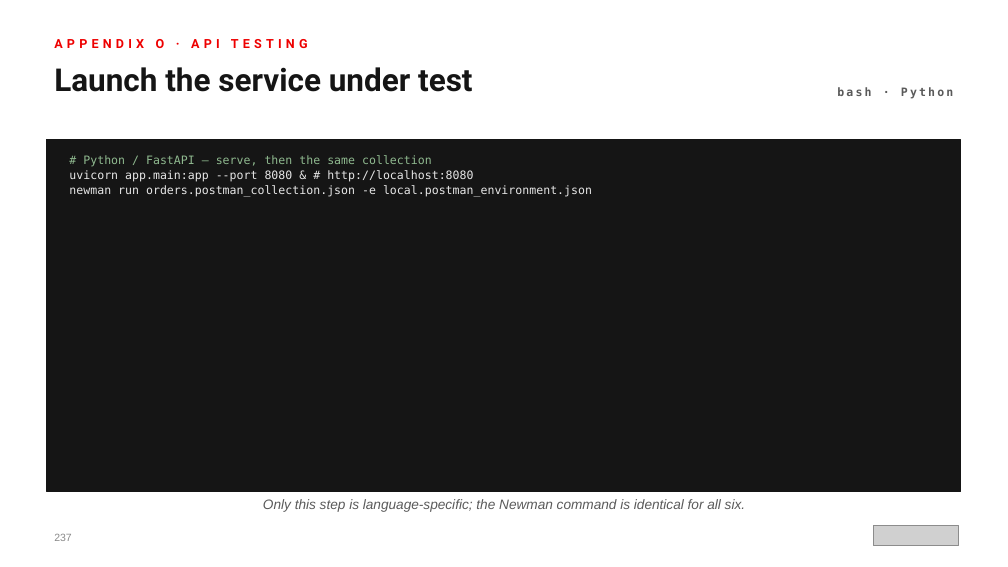
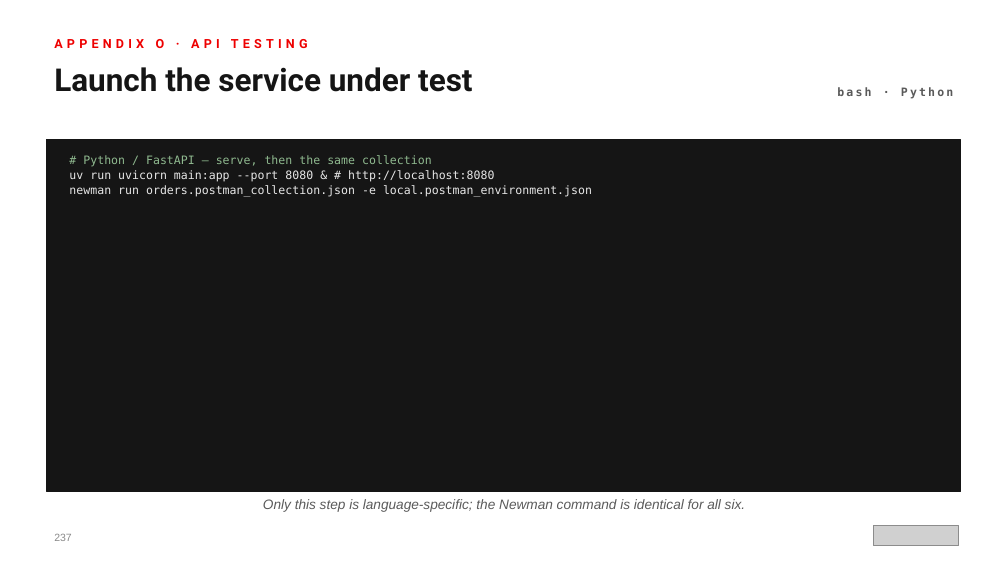
Before and after one commit to patterncatalyst/cloud-native-design-patterns, a slide deck: slide 266 of lgtm-presentation/Designing-Cloud-Native-APIs-Python.pptx. Drawn at 1008x567 pixels with LibreOffice and Linux fonts; fonts in the diff are those of the drawing; grey boxes stand for pictures. Boxes give left, top, right and bottom in pixels: in the first picture for what was removed or moved away, otherwise in the second. Text is boxed around its words. In the diff, an @@ line names an element or a change of style, - is before the commit and + after.

Commit message:
docs(deck): Python deck on uv and pydantic-settings (S13)

```diff
--- a/lgtm-presentation/Designing-Cloud-Native-APIs-Python.pptx
+++ b/lgtm-presentation/Designing-Cloud-Native-APIs-Python.pptx
@@ text at box(69, 155, 592, 197): text changed @@
-# Python / FastAPI — serve, then the same collection
-uvicorn app.main:app --port 8080 & # http://localhost:8080
-newman run orders.postman_collection.json -e local.postman_environment.json
+# Python / FastAPI — serve, then the same collection
+uv run uvicorn main:app --port 8080 & # http://localhost:8080
+newman run orders.postman_collection.json -e local.postman_environment.json
```
Also in this commit, not shown: 4 other slides changed, 2 other files.
